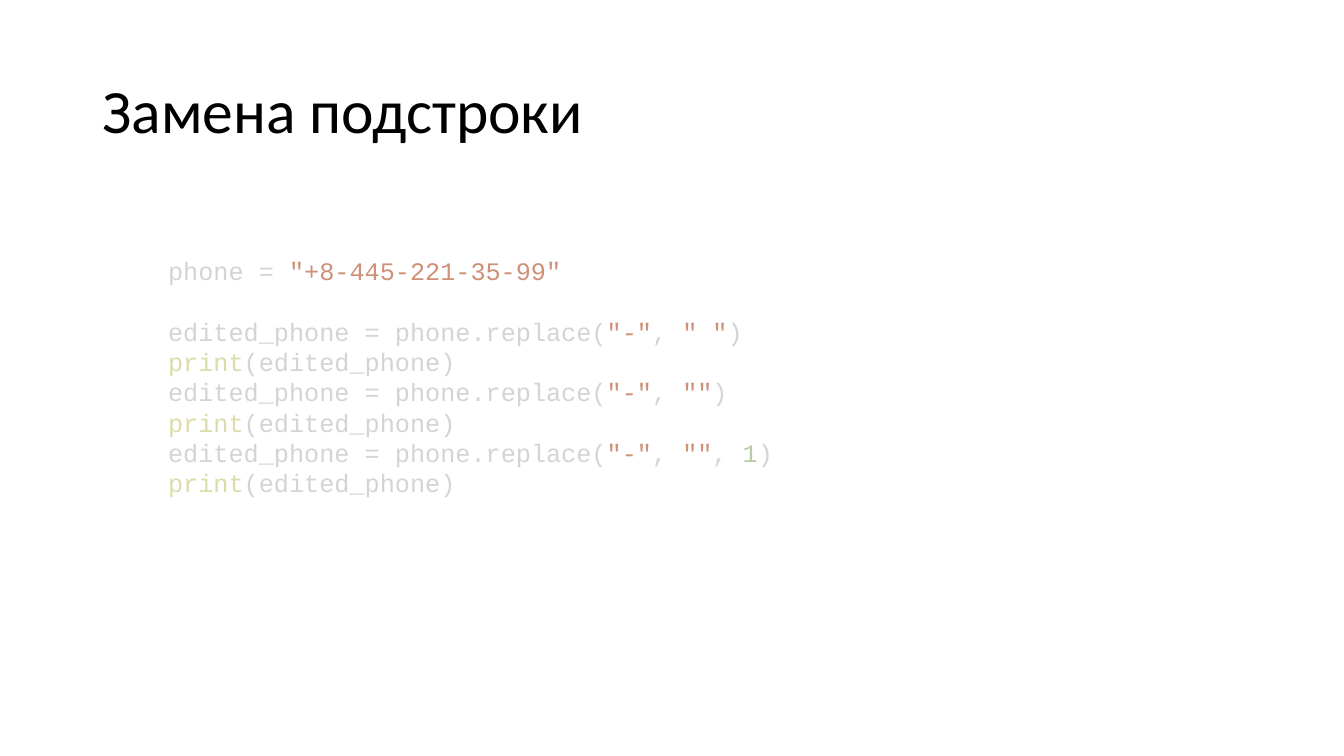
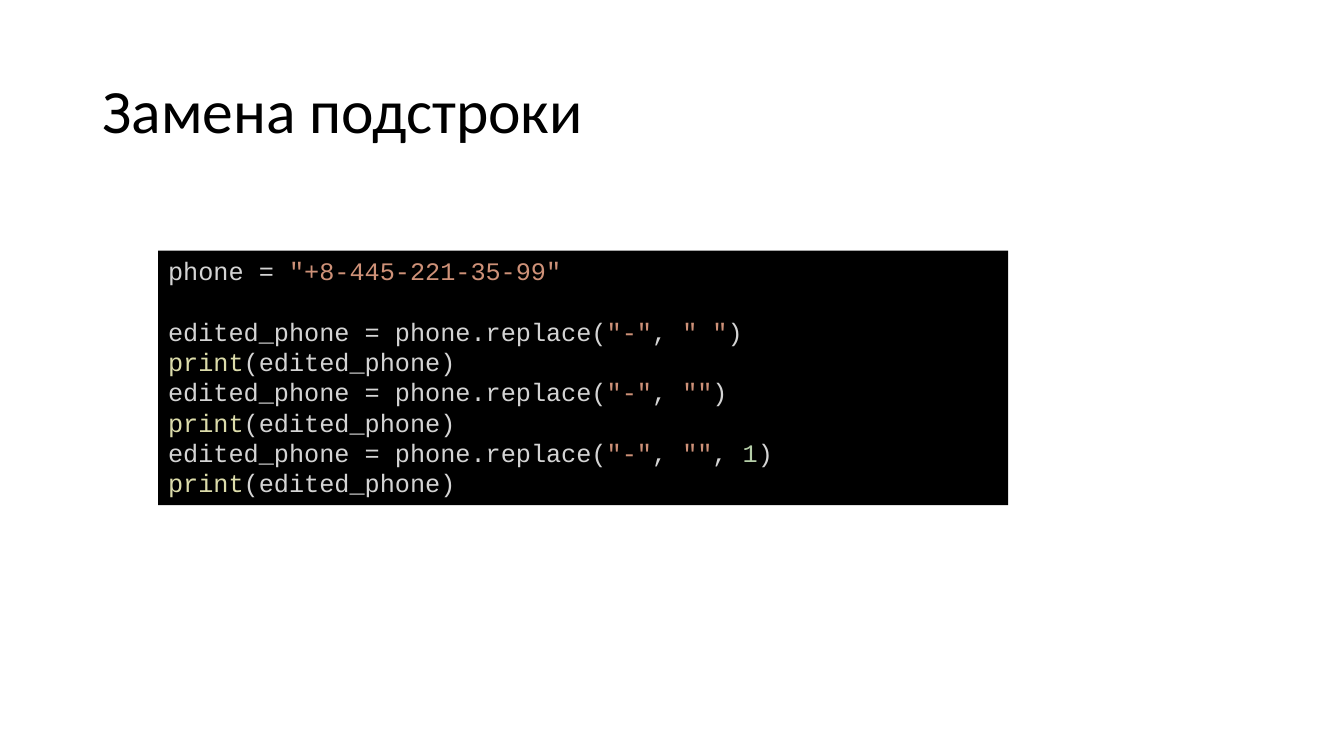
Before and after one commit to paveltsytovich/telegram-course, a slide deck: slide 109 of Presentation/Разработка ботов для телеграмм на Python.pptx. Drawn at 1344x756 pixels with LibreOffice and Linux fonts; fonts in the diff are those of the drawing. Boxes give left, top, right and bottom in pixels: in the first picture for what was removed or moved away, otherwise in the second. Text is boxed around its words. In the diff, an @@ line names an element or a change of style, - is before the commit and + after.

```diff
--- a/Presentation/Разработка ботов для телеграмм на Python.pptx
+++ b/Presentation/Разработка ботов для телеграмм на Python.pptx
@@ rectangle "phone = "+8-445-221-35-99"": place and size @@
-rectangle "phone = "+8-445-221-35-99"" at (168,262,773,497)
+rectangle "phone = "+8-445-221-35-99"" at (158,251,1008,505)
@@ rectangle "phone = "+8-445-221-35-99"" at (158,251,1008,505): fill none to #000000 @@
```
Also in this commit, not shown: 23 other slides changed.
